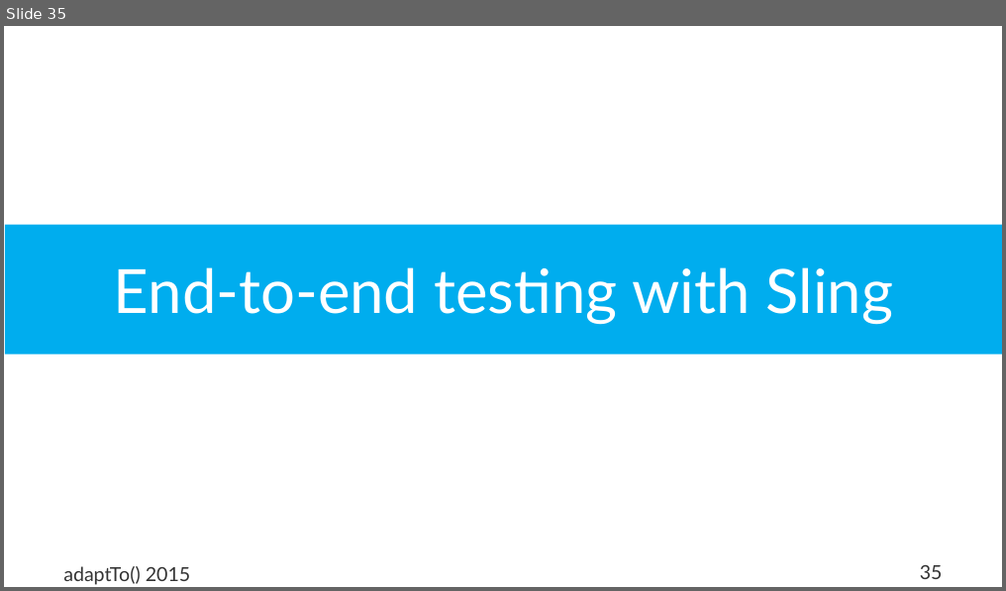
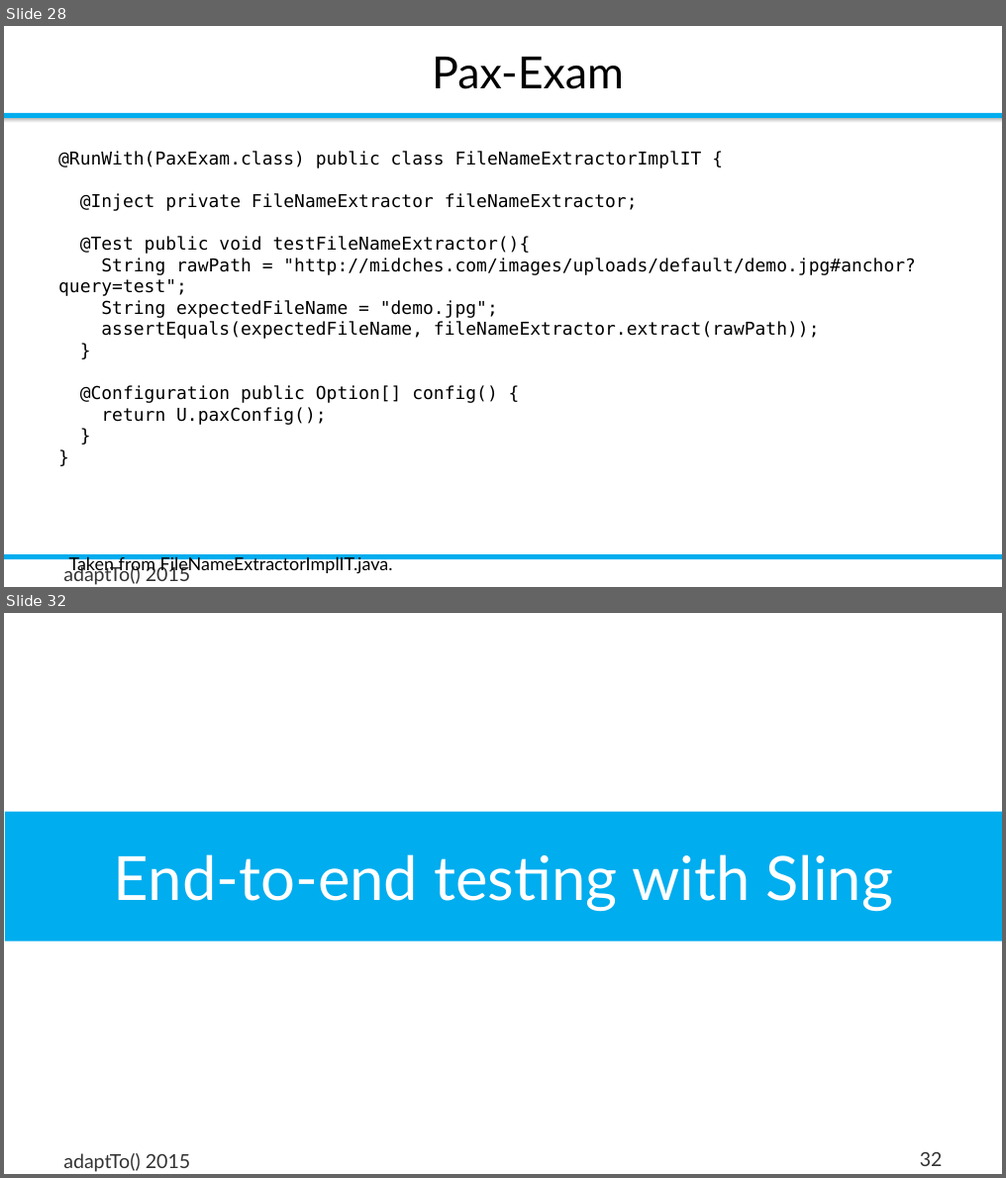
Before and after one commit to rombert/talks, a slide deck: adaptTo2015/How_Do_I_Test_My_Sling_Application-Robert_Munteanu_unedited.odp. Shown one above the other, each under a label of ours: slide 35 before the commit, slides 28 and 32 after it; the slides between them are not shown. The pictures are 1006x591 and 1006x1178 pixels, drawn with LibreOffice and Linux fonts; fonts in the diff are those of the drawing; background and template pictures are left out. Boxes give left, top, right and bottom in pixels: in the first picture for what was removed or moved away, otherwise in the second. Text is boxed around its words. In the diff, an @@ line names an element or a change of style, - is before the commit and + after.

Commit message:
adaptTo2015: checkpoint

```diff
--- a/adaptTo2015/How_Do_I_Test_My_Sling_Application-Robert_Munteanu_unedited.odp
+++ b/adaptTo2015/How_Do_I_Test_My_Sling_Application-Robert_Munteanu_unedited.odp
@@ slide 28 added at [4,26,1002,587], background #FFFFFF @@
@@ title added at [432,57,624,89], 32 pt, text #000000 @@
+Pax-Exam
@@ rectangle added at [4,113,1002,118], fill #00ADEE @@
@@ rectangle added at [4,118,1002,123], fill gradient #B8B8B8 to #FFFFFF @@
@@ text added at [58,151,916,425], 12.8 pt, text #000000 @@
+@RunWith(PaxExam.class) public class FileNameExtractorImplIT {
+@Inject private FileNameExtractor fileNameExtractor;
+@Test public void testFileNameExtractor(){
+String rawPath = "http://midches.com/images/uploads/default/demo.jpg#anchor?query=test";
+String expectedFileName = "demo.jpg";
+assertEquals(expectedFileName, fileNameExtractor.extract(rawPath));
+}
+@Configuration public Option[] config() {
+return U.paxConfig();
+}
+}
+Taken from FileNameExtractorImplIT.java.
@@ rectangle added at [4,555,1002,560], fill #00ADEE @@
@@ text added at [63,565,191,585], 14 pt, text #333333 @@
+adaptTo() 2015
@@ what was slide 35 is now slide 32 @@
@@ page number at [920,1153,943,1166]: text changed @@
-35
+32
```
Also in this commit, not shown: 6 slides changed, 2 other slides added, 5 slides removed, 1 other file.
